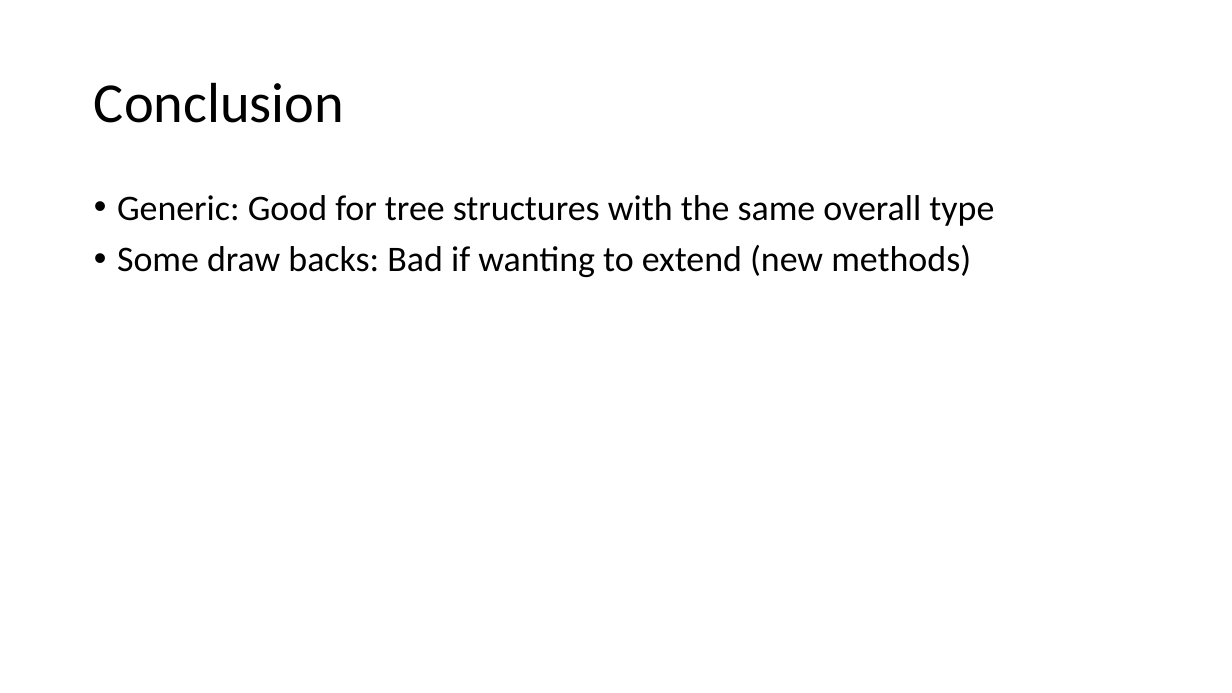
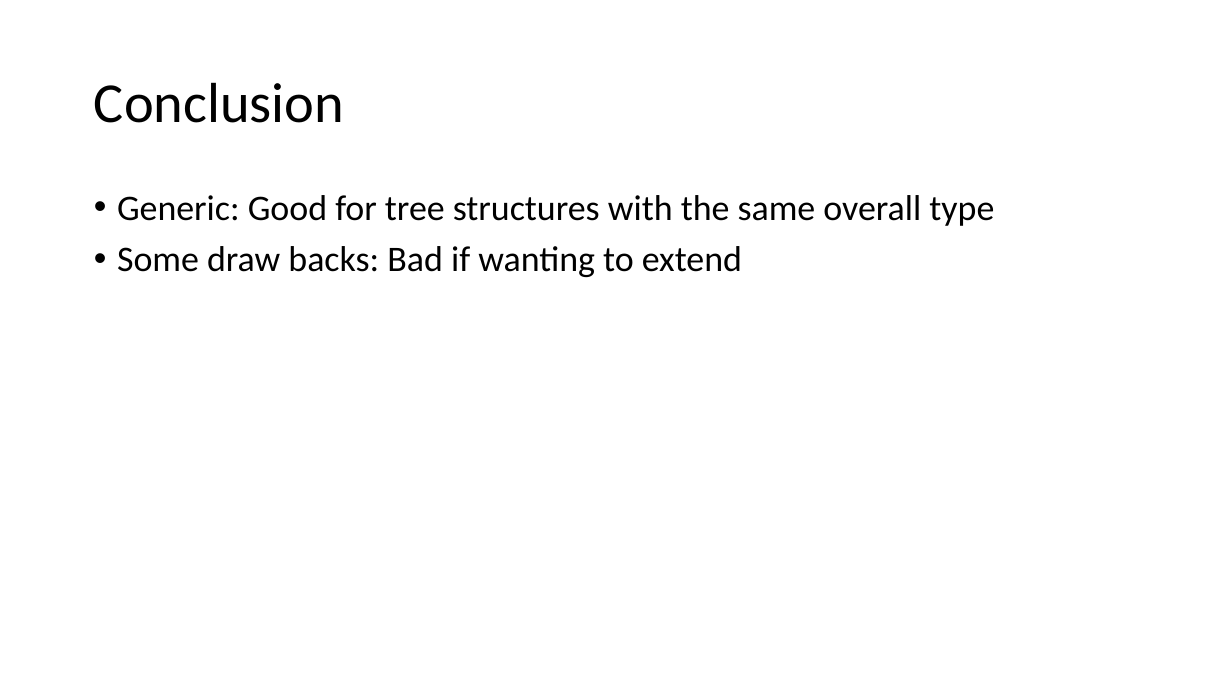
Before and after one commit to Bechy7/SoftwareDesign46, a slide deck: slide 7 of Aflevering 3/Navy Structure Composite Pattern.pptx (slide 6 before the commit). Drawn at 1232x693 pixels with LibreOffice and Linux fonts; fonts in the diff are those of the drawing. Boxes give left, top, right and bottom in pixels: in the first picture for what was removed or moved away, otherwise in the second. Text is boxed around its words. In the diff, an @@ line names an element or a change of style, - is before the commit and + after.

```diff
--- a/Aflevering 3/Navy Structure Composite Pattern.pptx
+++ b/Aflevering 3/Navy Structure Composite Pattern.pptx
@@ text at (117, 246, 742, 277): text changed @@
-• Some draw backs: Bad if wanting to extend (new methods)
+• Some draw backs: Bad if wanting to extend
```
Also in this commit, not shown: 2 slides added, 1 slide removed.
